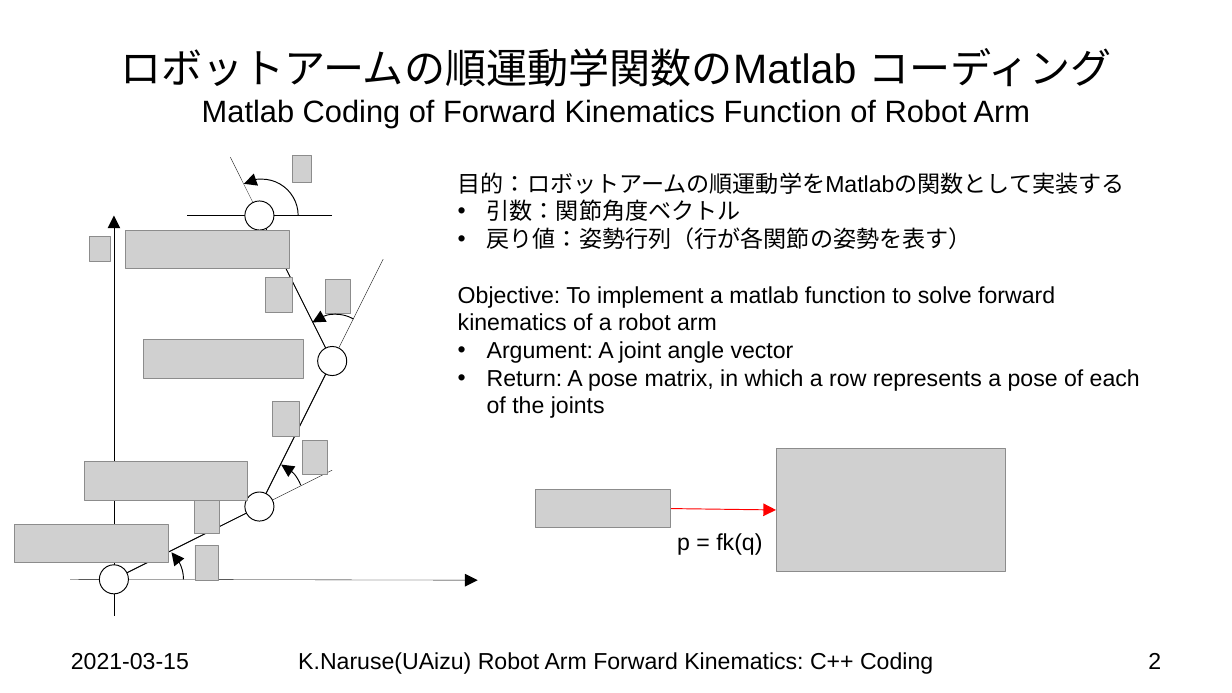
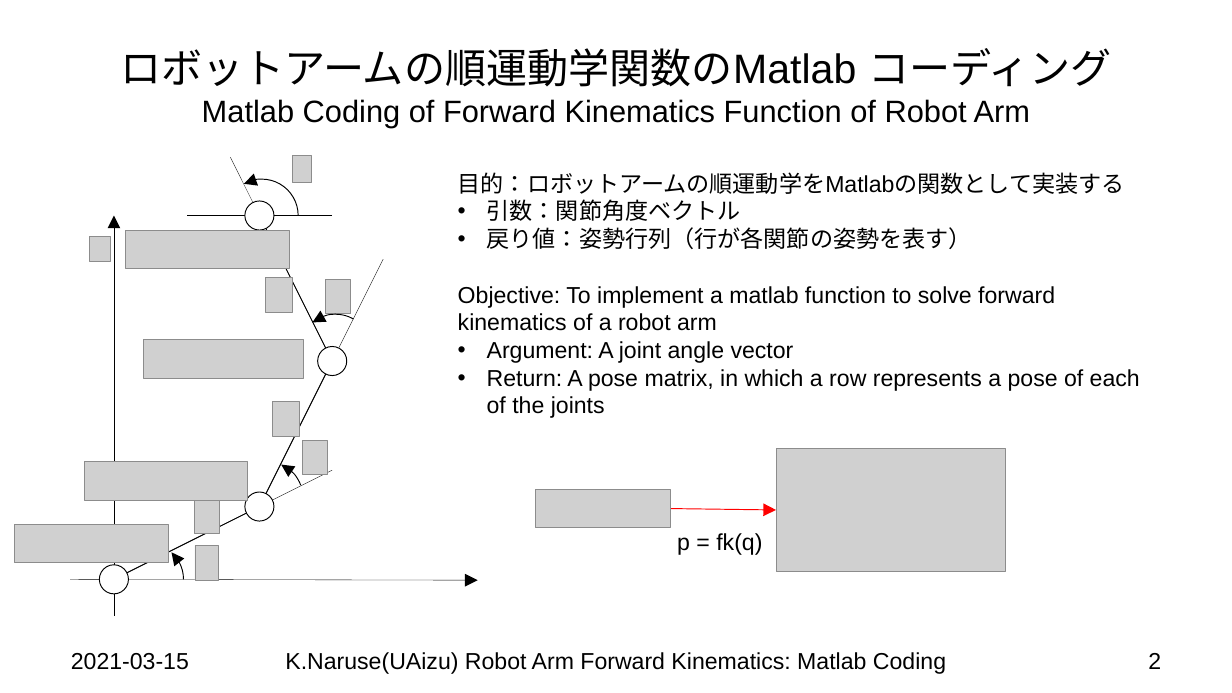
Before and after one commit to keitaronaruse/Naruse-robotics-tutorial, a slide deck: slide 2 of doc/slides/Robot-Arm-Forward-Kinematics-Matlab-Code.pptx. Drawn at 1232x693 pixels with LibreOffice and Linux fonts; fonts in the diff are those of the drawing; grey boxes stand for pictures; background and template pictures are left out. Boxes give left, top, right and bottom in pixels: in the first picture for what was removed or moved away, otherwise in the second. Text is boxed around its words. In the diff, an @@ line names an element or a change of style, - is before the commit and + after.

```diff
--- a/doc/slides/Robot-Arm-Forward-Kinematics-Matlab-Code.pptx
+++ b/doc/slides/Robot-Arm-Forward-Kinematics-Matlab-Code.pptx
@@ text at [285,652,946,674]: text changed @@
-K.Naruse(UAizu) Robot Arm Forward Kinematics: C++ Coding
+K.Naruse(UAizu) Robot Arm Forward Kinematics: Matlab Coding
```
Also in this commit, not shown: 3 other slides changed, 8 other files.
